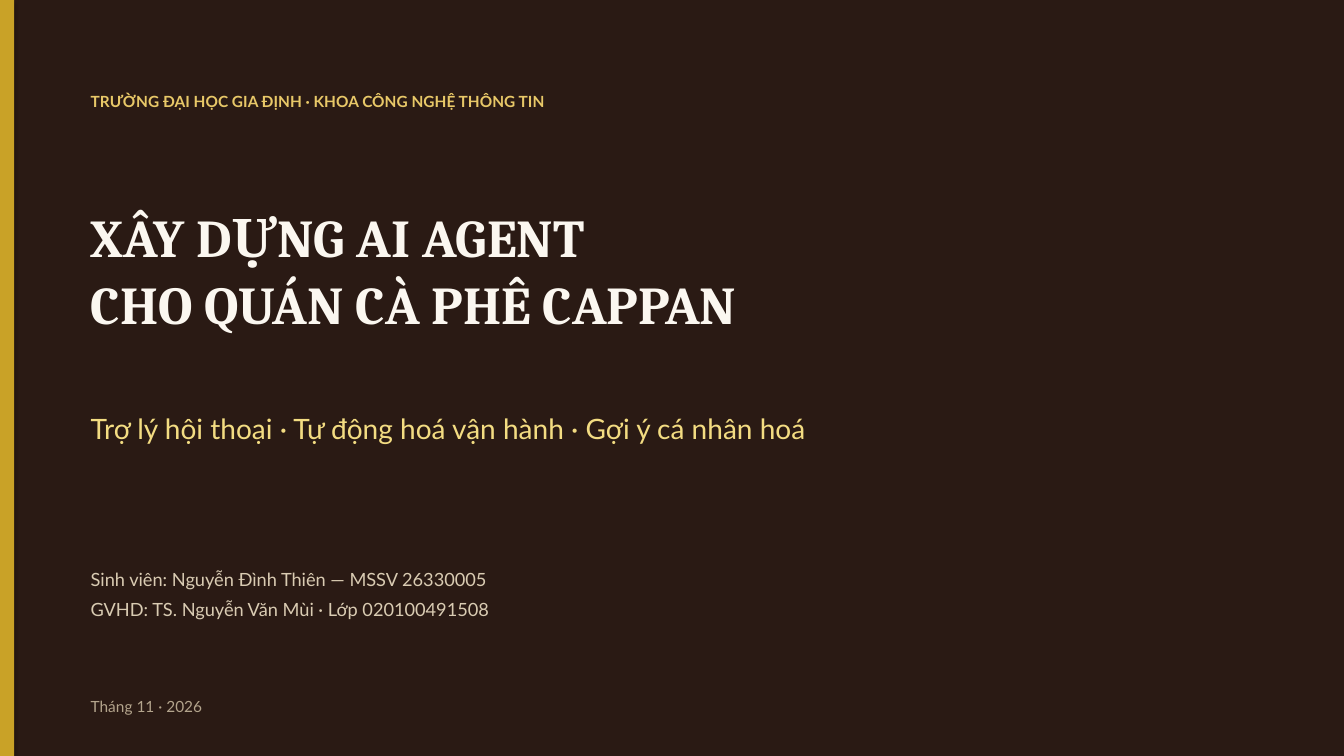
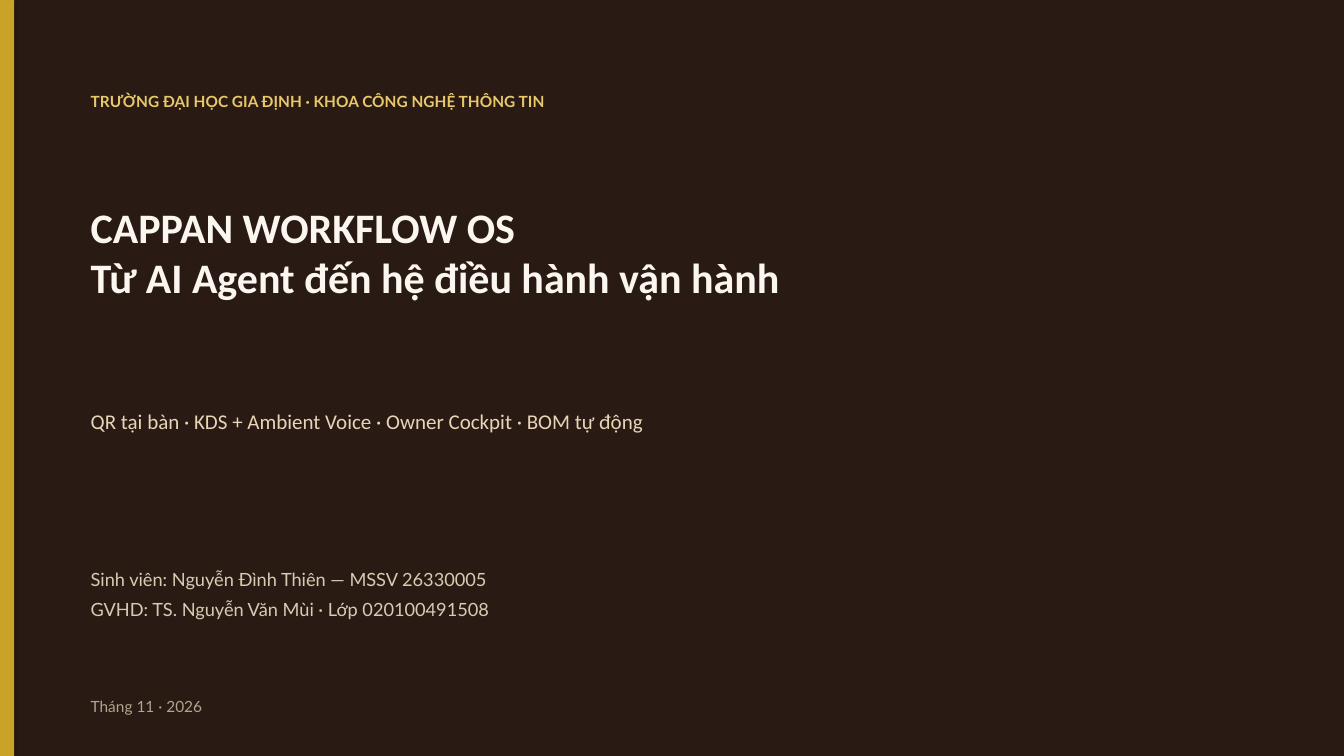
Before and after one commit to cappannguyen-0901/cappanwebdemo, a slide deck: slide 1 of cappan-slides.pptx. Drawn at 1344x756 pixels with LibreOffice and Linux fonts; fonts in the diff are those of the drawing. Boxes give left, top, right and bottom in pixels: in the first picture for what was removed or moved away, otherwise in the second. Text is boxed around its words. In the diff, an @@ line names an element or a change of style, - is before the commit and + after.

Commit message:
Add Workflow OS demo: QR table, KDS voice, Owner Cockpit

```diff
--- a/cappan-slides.pptx
+++ b/cappan-slides.pptx
@@ text at (91,215,779,301): text changed; size 38 to 30 pt; font Cambria to Calibri @@
-XÂY DỰNG AI AGENT
-CHO QUÁN CÀ PHÊ CAPPAN
+CAPPAN WORKFLOW OS
+Từ AI Agent đến hệ điều hành vận hành
@@ text at (91,414,643,433): text changed; size 20 to 15 pt; font Lato to Calibri; text colour #F3DC82 to #E8D5B8 @@
-Trợ lý hội thoại · Tự động hoá vận hành · Gợi ý cá nhân hoá
+QR tại bàn · KDS + Ambient Voice · Owner Cockpit · BOM tự động
```
Also in this commit, not shown: 17 other slides changed, 4 slides added, 16 other files.
